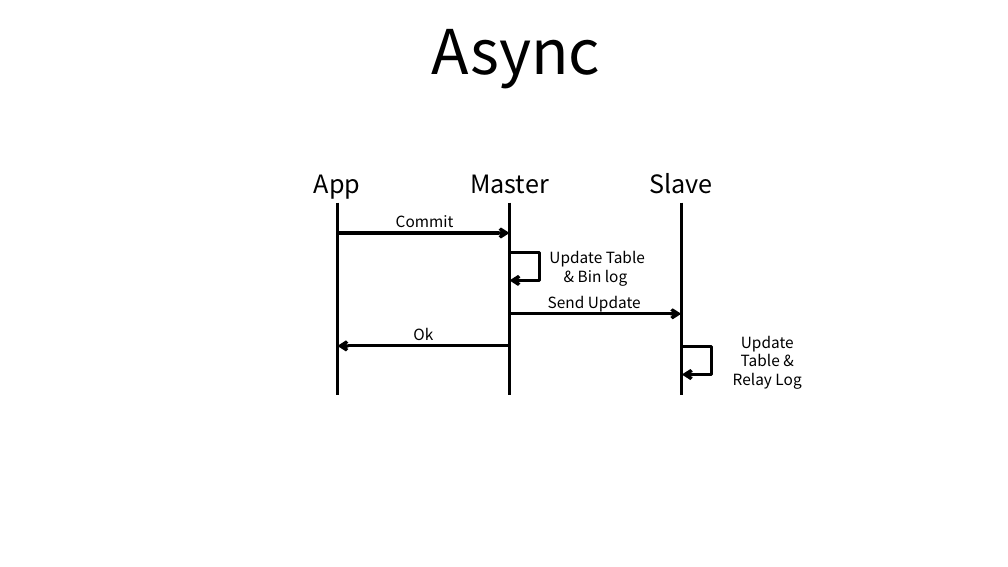
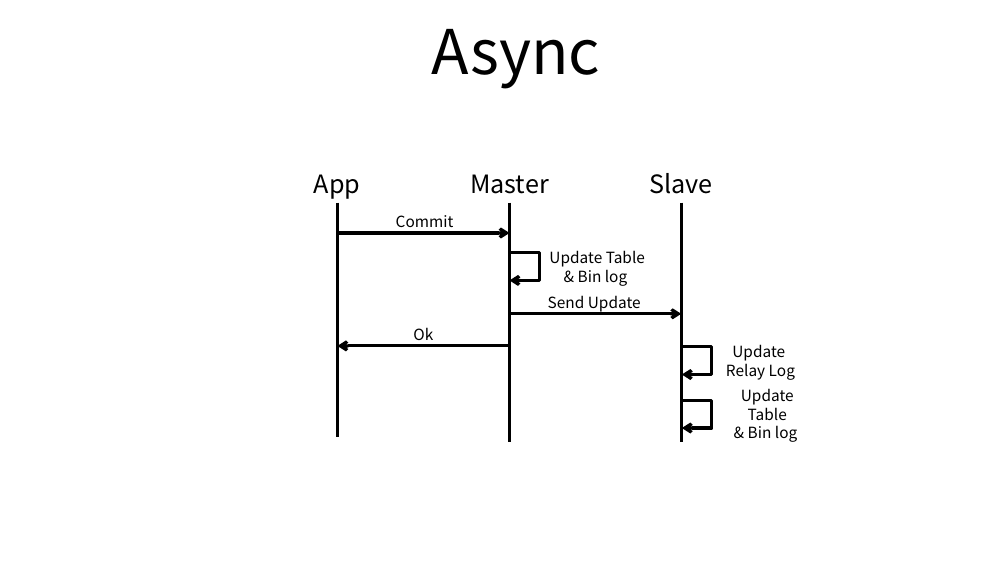
Before and after one commit to ssup2/blog-old, a slide deck: slide 4 of images/theory_analysis/MySQL_Replication_Cluster/MySQL_Replication.pptx (slide 3 before the commit). Drawn at 1008x567 pixels with LibreOffice and Linux fonts; fonts in the diff are those of the drawing. Boxes give left, top, right and bottom in pixels: in the first picture for what was removed or moved away, otherwise in the second. Text is boxed around its words. In the diff, an @@ line names an element or a change of style, - is before the commit and + after.

```diff
--- a/images/theory_analysis/MySQL_Replication_Cluster/MySQL_Replication.pptx
+++ b/images/theory_analysis/MySQL_Replication_Cluster/MySQL_Replication.pptx
@@ line moved from (337, 203) - (337, 394) to (337, 203) - (337, 436) @@
@@ line moved from (509, 203) - (509, 394) to (509, 203) - (509, 443) @@
@@ line moved from (681, 203) - (681, 394) to (681, 203) - (681, 443) @@
@@ text at (726,344,795,380): text changed @@
-Update Table & Relay Log
+Update
+Relay Log
@@ text added at (741,388,797,442), 11 pt, text #000000 @@
+Update Table
+& Bin log
@@ freeform shape added at (681,400,712,428), outline #000000 2.25 pt @@
```
Also in this commit, not shown: 2 other slides changed, 1 slide added, 6 other files.
